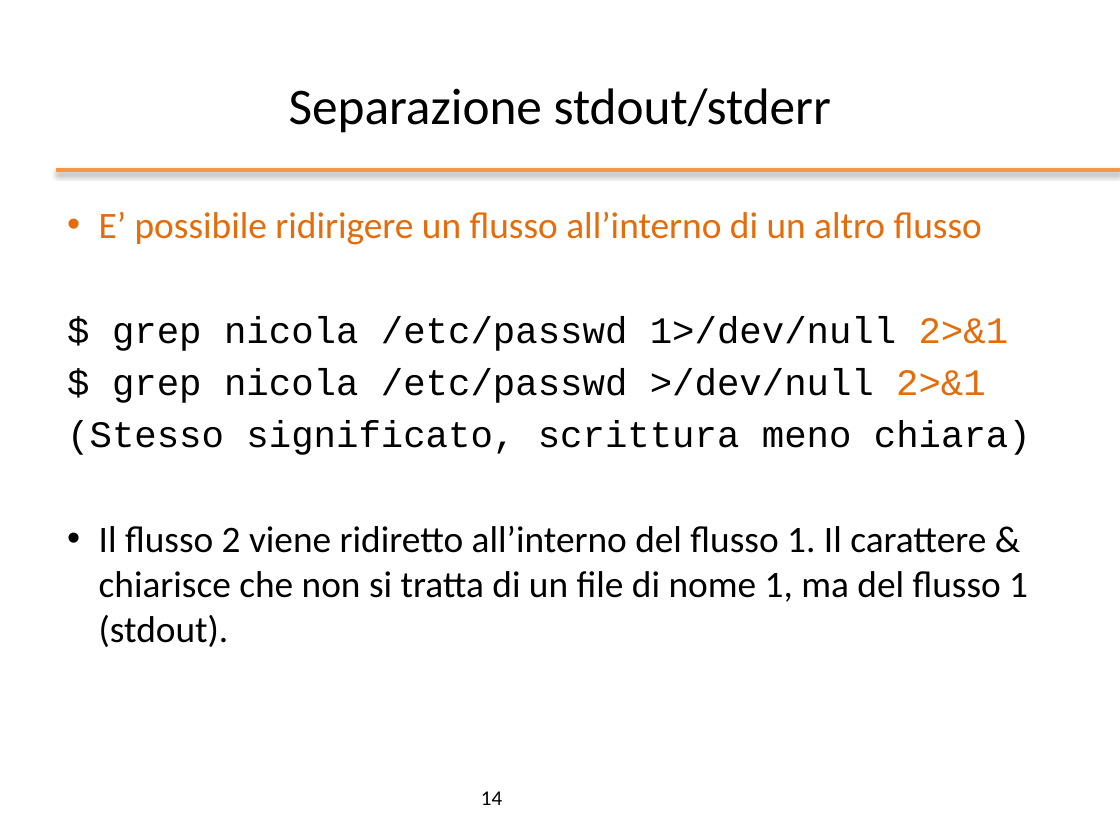
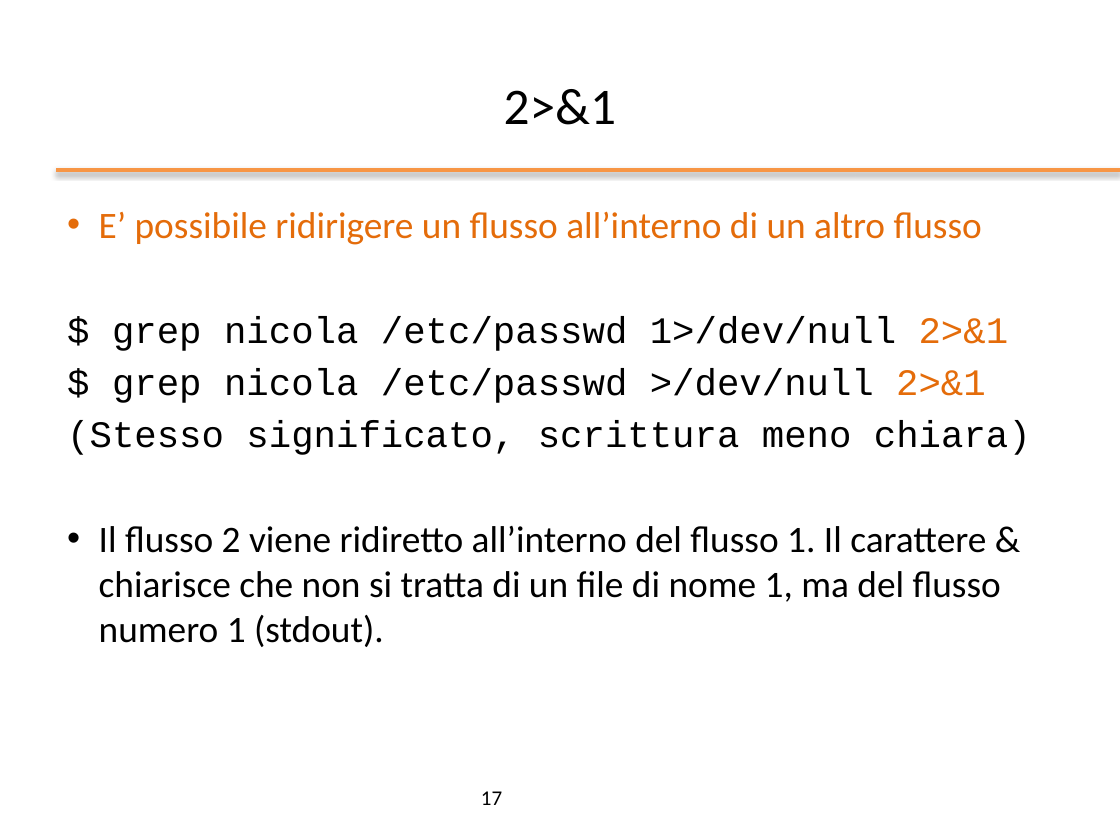
Before and after one commit to nbicocchi/operatingsystemsbsc, a slide deck: slide 17 of slides/ppt/02_Bash Basics.pptx (slide 14 before the commit). Drawn at 1120x840 pixels with LibreOffice and Linux fonts; fonts in the diff are those of the drawing; background and template pictures are left out. Boxes give left, top, right and bottom in pixels: in the first picture for what was removed or moved away, otherwise in the second. Text is boxed around its words. In the diff, an @@ line names an element or a change of style, - is before the commit and + after.

```diff
--- a/slides/ppt/02_Bash Basics.pptx
+++ b/slides/ppt/02_Bash Basics.pptx
@@ title at box(504, 89, 616, 125): text changed @@
-Separazione stdout/stderr
+2>&1
@@ text at box(99, 526, 1001, 647): text changed @@
-• Il flusso 2 viene ridiretto all’interno del flusso 1. Il carattere & chiarisce che non si tratta di un file di nome 1, ma del flusso 1 (stdout).
+• Il flusso 2 viene ridiretto all’interno del flusso 1. Il carattere & chiarisce che non si tratta di un file di nome 1, ma del flusso numero 1 (stdout).
@@ page number at box(481, 791, 502, 805): text changed @@
-14
+17
```
Also in this commit, not shown: 20 other slides changed, 6 slides added, 3 other files.
